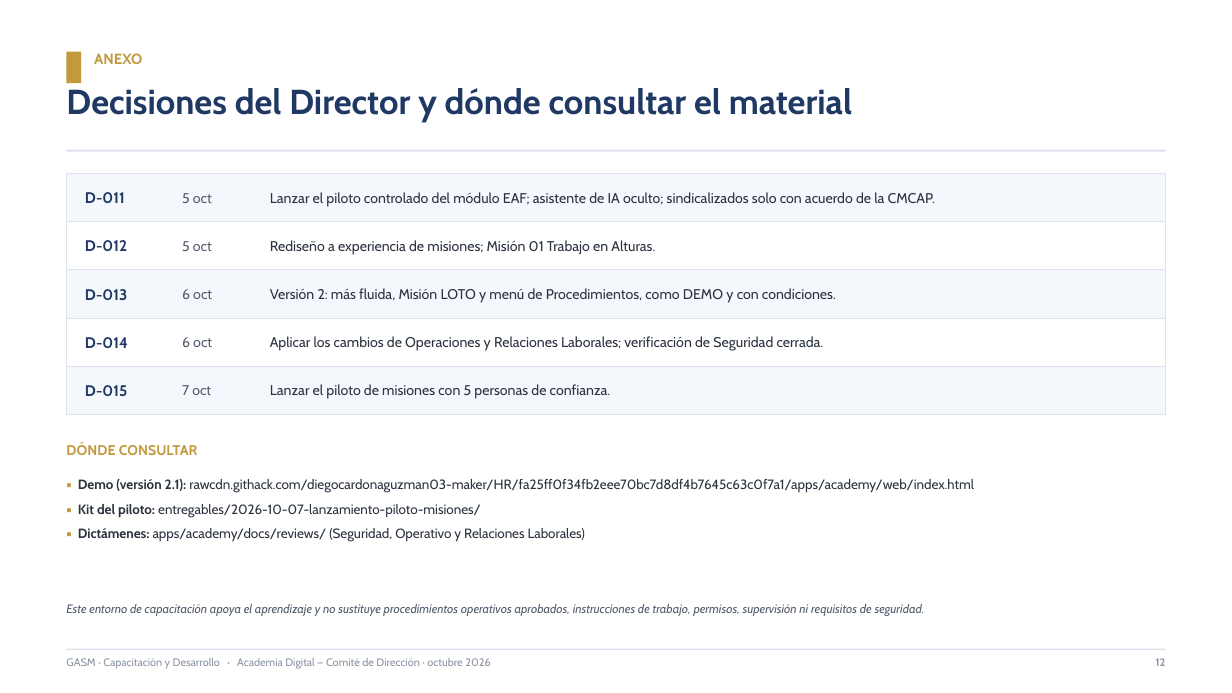
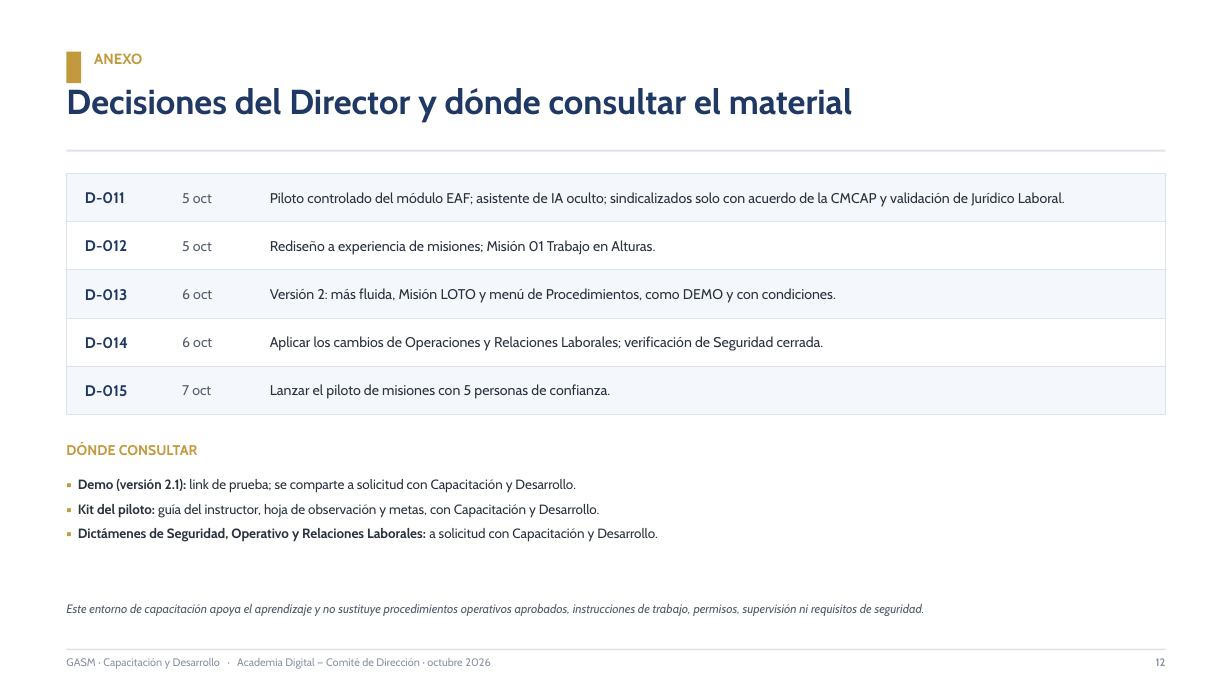
Before and after one commit to diegocardonaguzman03-maker/HR, a slide deck: slide 12 of entregables/2026-10-08-presentacion-comite/academia-digital-misiones-comite.pptx. Drawn at 1232x693 pixels with LibreOffice and Linux fonts; fonts in the diff are those of the drawing. Boxes give left, top, right and bottom in pixels: in the first picture for what was removed or moved away, otherwise in the second. Text is boxed around its words. In the diff, an @@ line names an element or a change of style, - is before the commit and + after.

```diff
--- a/entregables/2026-10-08-presentacion-comite/academia-digital-misiones-comite.pptx
+++ b/entregables/2026-10-08-presentacion-comite/academia-digital-misiones-comite.pptx
@@ text at <box>270,192,1065,207</box>: text changed @@
-Lanzar el piloto controlado del módulo EAF; asistente de IA oculto; sindicalizados solo con acuerdo de la CMCAP.
+Piloto controlado del módulo EAF; asistente de IA oculto; sindicalizados solo con acuerdo de la CMCAP y validación de Jurídico Laboral.
@@ text at <box>78,479,658,542</box>: text changed @@
-▪ Demo (versión 2.1): rawcdn.githack.com/diegocardonaguzman03-maker/HR/fa25ff0f34fb2eee70bc7d8df4b7645c63c0f7a1/apps/academy/web/index.html
-▪ Kit del piloto: entregables/2026-10-07-lanzamiento-piloto-misiones/
-▪ Dictámenes: apps/academy/docs/reviews/ (Seguridad, Operativo y Relaciones Laborales)
+▪ Demo (versión 2.1): link de prueba; se comparte a solicitud con Capacitación y Desarrollo.
+▪ Kit del piloto: guía del instructor, hoja de observación y metas, con Capacitación y Desarrollo.
+▪ Dictámenes de Seguridad, Operativo y Relaciones Laborales: a solicitud con Capacitación y Desarrollo.
```
Also in this commit, not shown: 9 other slides changed.
